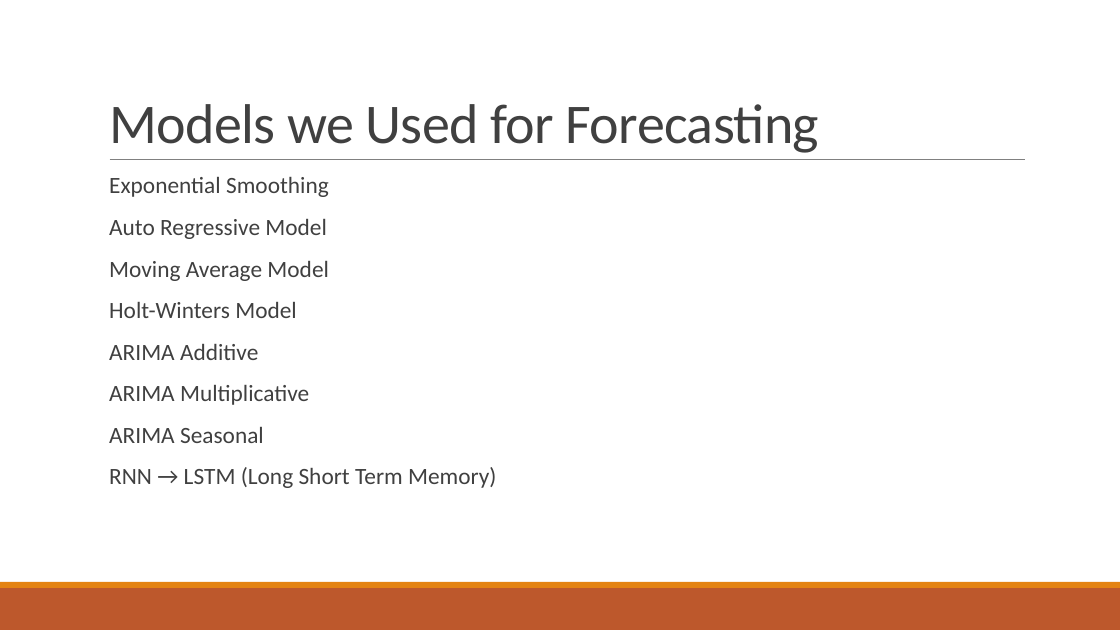
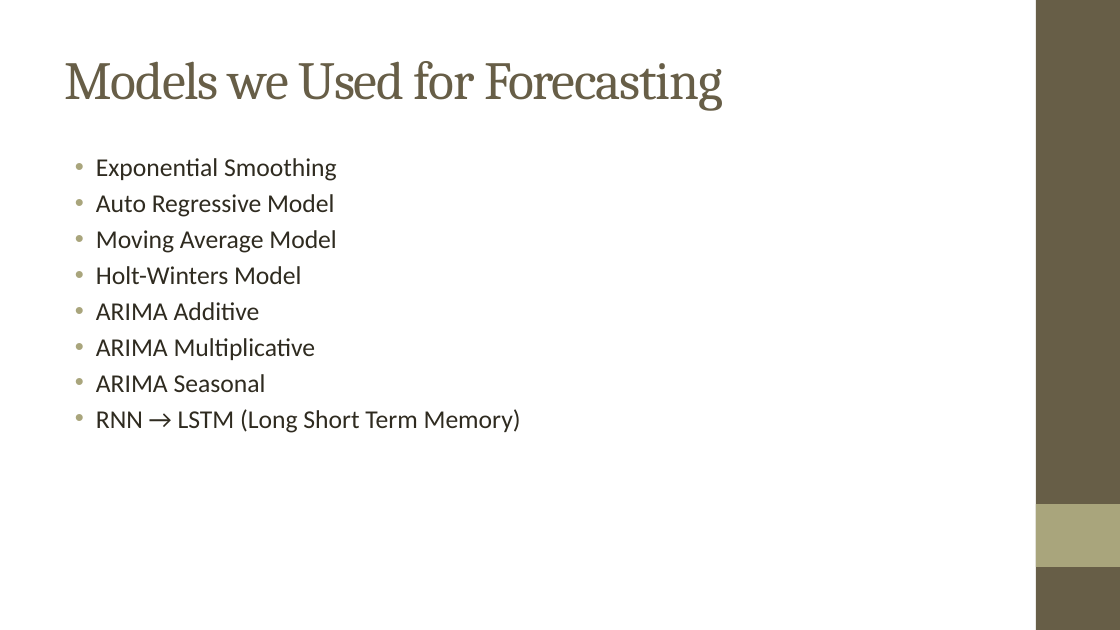
Before and after one commit to ForkedRepositories/Indian-Trade-Data-Analysis-and-Forecasting, a slide deck: slide 8 of Documents/Final Thesis/Indian Trade Analysis and Forecasting.pptx. Drawn at 1120x630 pixels with LibreOffice and Linux fonts; fonts in the diff are those of the drawing; background and template pictures are left out. Boxes give left, top, right and bottom in pixels: in the first picture for what was removed or moved away, otherwise in the second. Text is boxed around its words. In the diff, an @@ line names an element or a change of style, - is before the commit and + after.

Commit message:
Added LSTM section, Conclusion, Future Prospects

```diff
--- a/Documents/Final Thesis/Indian Trade Analysis and Forecasting.pptx
+++ b/Documents/Final Thesis/Indian Trade Analysis and Forecasting.pptx
@@ title "Models we Used for Forecasting": place and size @@
-title "Models we Used for Forecasting" at [109, 104, 820, 153]
+title "Models we Used for Forecasting" at [64, 61, 723, 111]
@@ title "Models we Used for Forecasting" at [64, 61, 723, 111]: size 48 to 46 pt, font Calibri to Cambria, text colour #404040 to #675E47, letter spacing -0.5 to -1 pt; line spacing 0.85 to 1; vertical alignment bottom to middle @@
@@ rectangle added at [1036, 0, 1120, 630], fill #675E47 @@
@@ text "Exponential Smoothing": place and size @@
-text "Exponential Smoothing" at [109, 177, 496, 488]
+text "Exponential Smoothing" at [96, 158, 521, 433]
@@ text "Exponential Smoothing" at [96, 158, 521, 433]: size 20 to 22 pt, text colour #404040 to #2F2B20; bullet   to •; line spacing 0.9 to 1; less space between paragraphs; bullet colour #E48312 to #A9A57C @@
@@ line removed from (110, 160) to (1026, 160) @@
@@ rectangle added at [1036, 504, 1120, 567], fill #A9A57C @@
@@ rectangle removed at [0, 588, 1120, 630] @@
@@ rectangle removed at [0, 582, 1120, 588] @@
```
Also in this commit, not shown: 10 other slides changed, 7 slides added, 3 slides removed.
